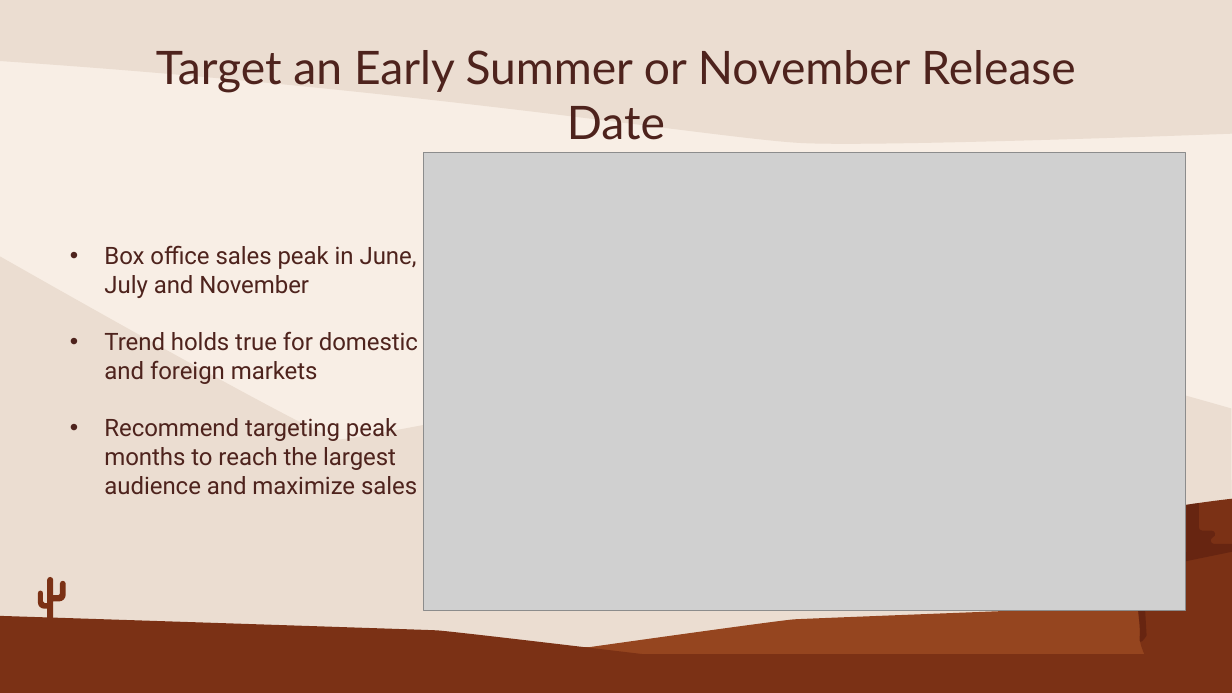
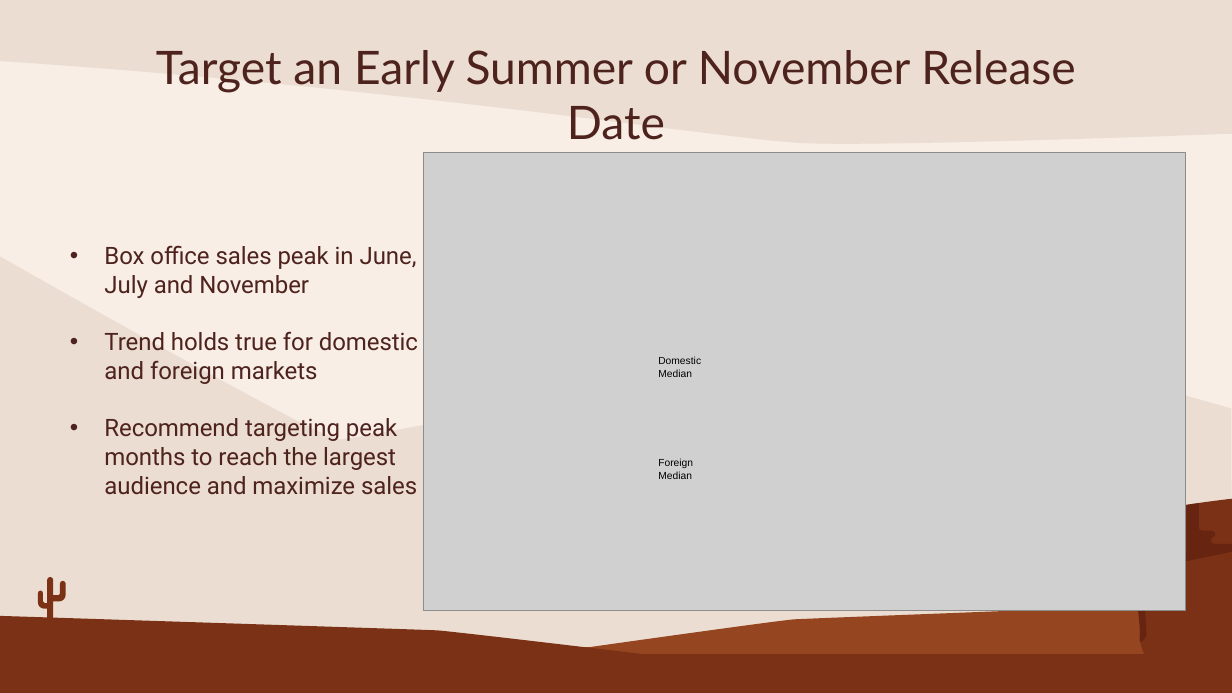
Before and after one commit to michael-pozo/Movie-Data-Analysis-, a slide deck: slide 6 of Movie Industry Analysis .pptx (slide 5 before the commit). Drawn at 1232x693 pixels with LibreOffice and Linux fonts; fonts in the diff are those of the drawing; grey boxes stand for pictures. Boxes give left, top, right and bottom in pixels: in the first picture for what was removed or moved away, otherwise in the second. Text is boxed around its words. In the diff, an @@ line names an element or a change of style, - is before the commit and + after.

```diff
--- a/Movie Industry Analysis .pptx
+++ b/Movie Industry Analysis .pptx
@@ text added at [658, 357, 701, 377], 8 pt, text #000000 @@
+Domestic Median
@@ text added at [658, 458, 693, 479], 8 pt, text #000000 @@
+Foreign Median
```
Also in this commit, not shown: 5 other slides changed, 3 slides added, 6 other files.
